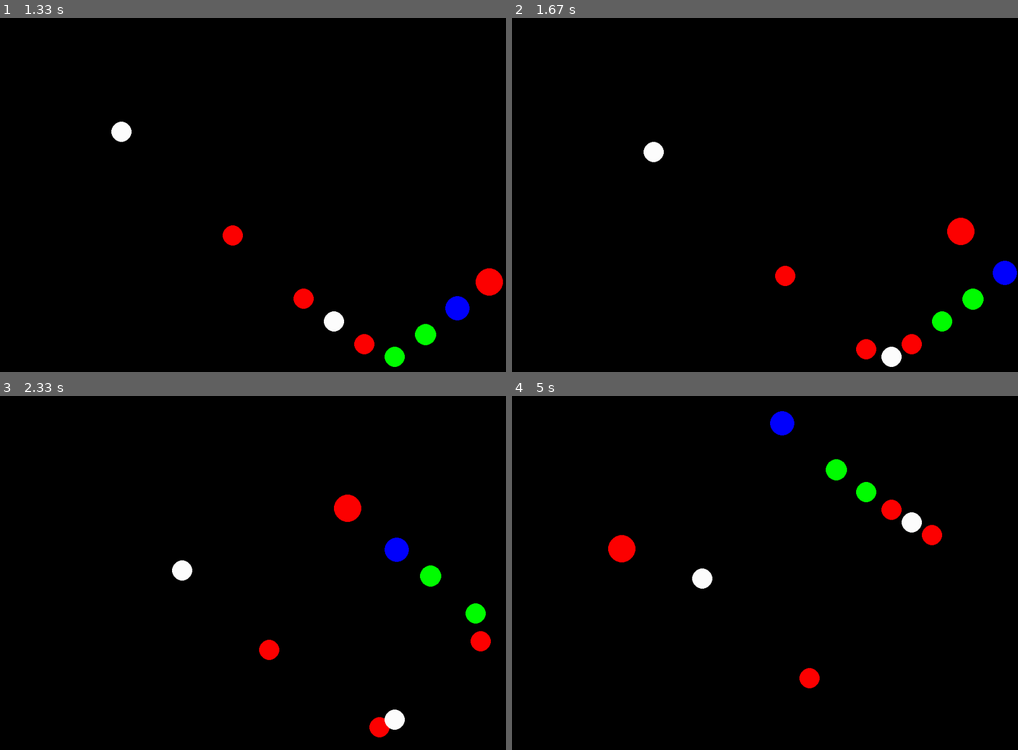
Above: before the commit, frames 1-4 (two rows, left to right).
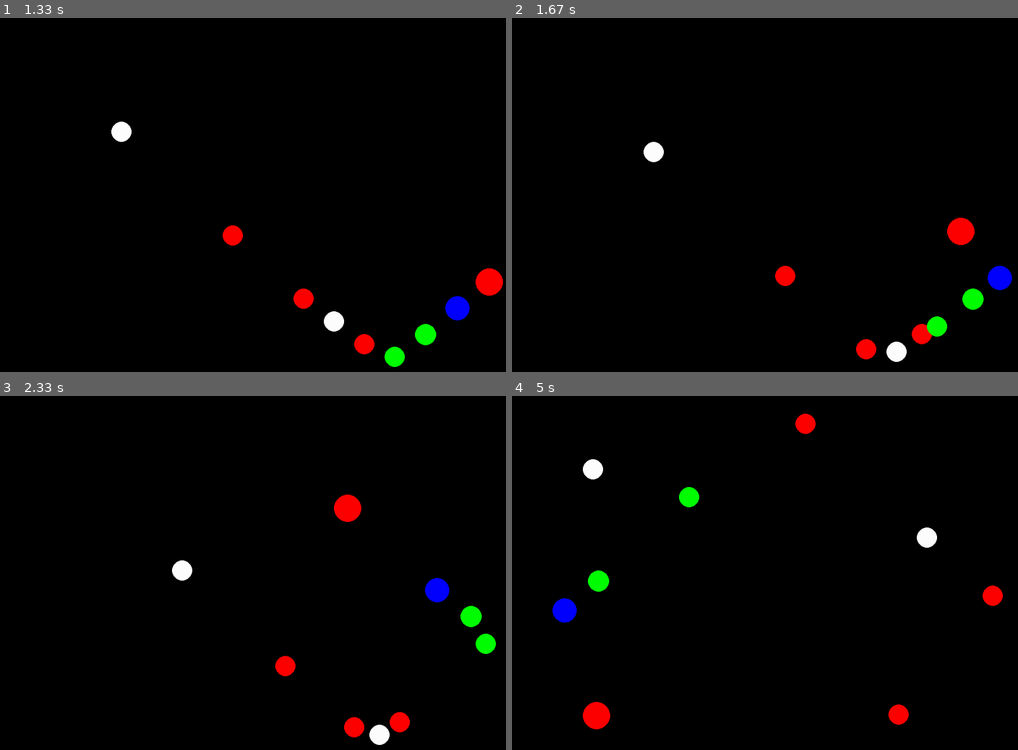
Above: after the commit, the same moments.

Repository: Archanciel/Learning_Pygame
Game: pygame game, started from bouncing_ball_imperfect_collide/my_bouncing_bal_inperfect_collide_no_sprite.py
The game is run twice, just before and just after one commit, with the same random seed, the same clock (stepped at 60 frames per second) and the same inputs.
Inputs:
- Up to frame 1 (1.33 s): no input
- Up to frame 2 (1.67 s): no input
- Up to frame 3 (2.33 s): no input
- Up to frame 4 (5 s): no input

Frame 1 is identical in both runs. In frame 2, 0.8% of the frame differs, in the area x 73-100%, y 68-99%; in frame 3, 2.1%; in frame 4, 3.7%, in the area x 8-97%, y 4-95%.

Commit message:
fix incorrect collide

Diff:
--- a/bouncing_ball_imperfect_collide/ball_no_sprite.py
+++ b/bouncing_ball_imperfect_collide/ball_no_sprite.py
@@ -37,9 +37,17 @@
 			hit_bounds = True
 
 		for ball in self.allBalls:
-			if not hit_bounds and not ball is self and self.rect.colliderect(ball.rect):
+			if not hit_bounds and not ball is self and self.collideBall(ball):
 				self.angle = self.angle - math.pi
 				break
+
+	def collideBall(self, ball):
+		xDiff = (self.rect.centerx - ball.rect.centerx)
+		yDiff = (self.rect.centery - ball.rect.centery)
+		hSquare = xDiff * xDiff + yDiff * yDiff
+		radiuses = self.rect.width / 2 + ball.rect.width / 2
+
+		return hSquare <= radiuses * radiuses
 
 	# Draw our ball to the screen
 	def draw(self):
